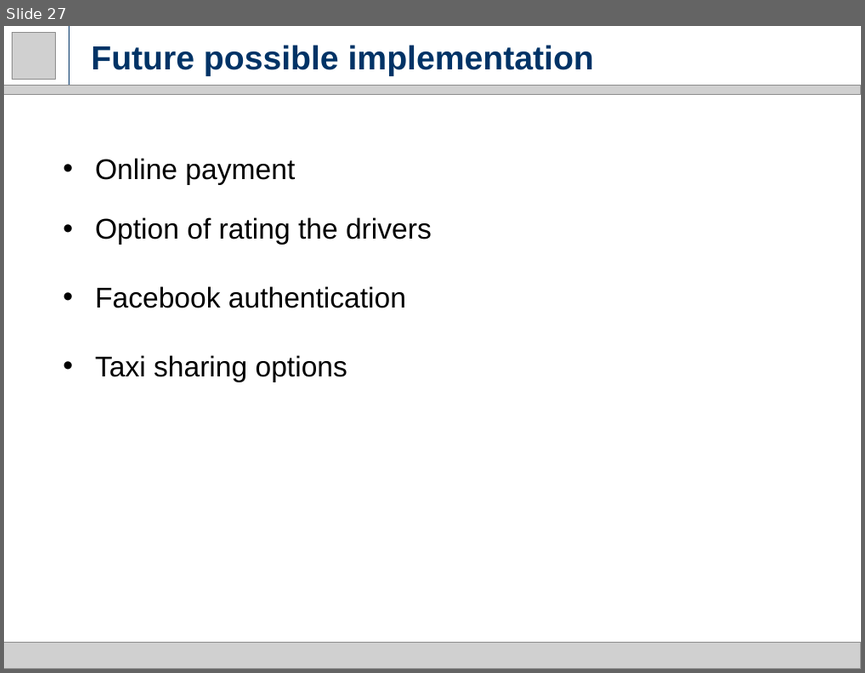
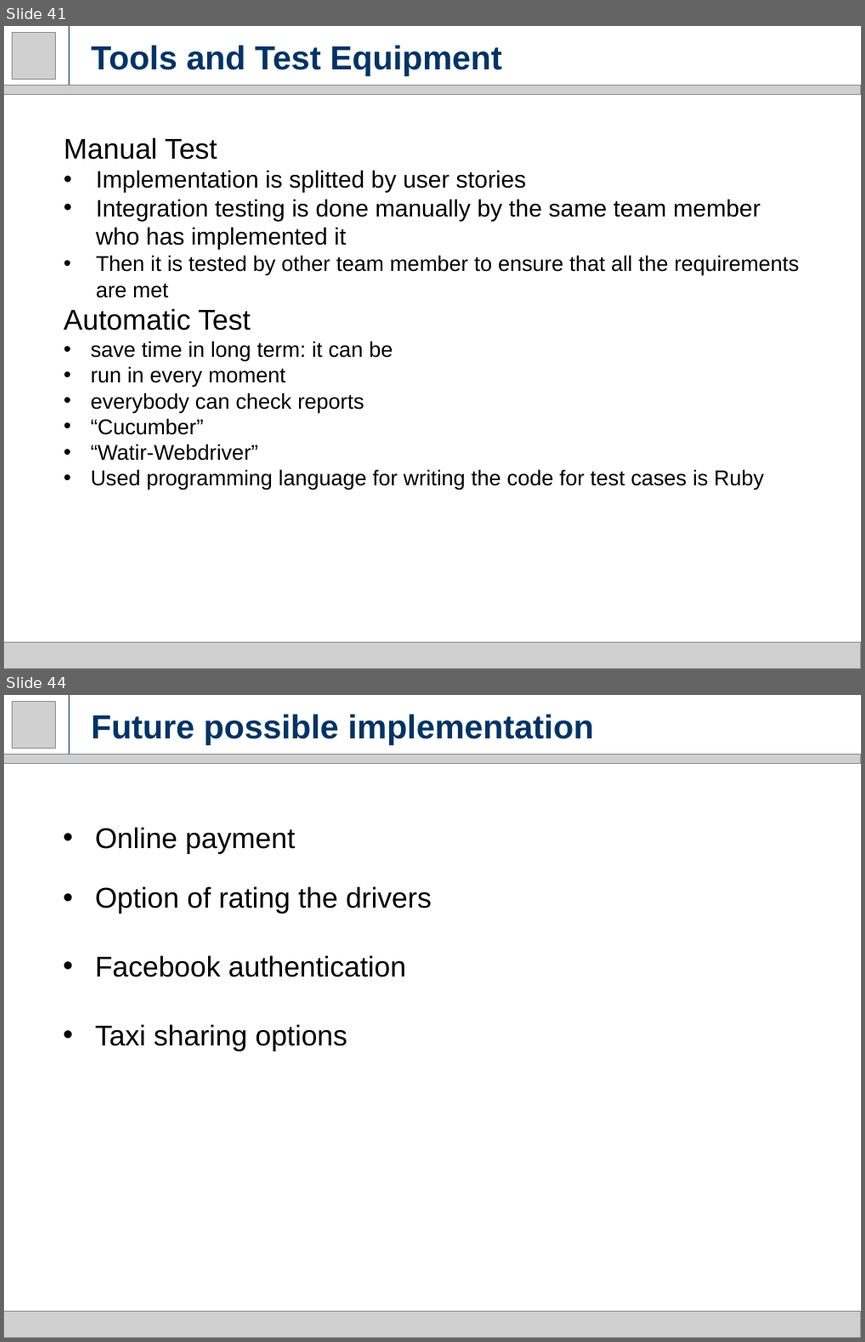
Before and after one commit to milica13629/SW2015, a slide deck: Presentations/Final Presentation.pptx. Shown one above the other, each under a label of ours: slide 27 before the commit, slides 41 and 44 after it; the slides between them are not shown. The pictures are 865x673 and 865x1342 pixels, drawn with LibreOffice and Linux fonts; fonts in the diff are those of the drawing; grey boxes stand for pictures. Boxes give left, top, right and bottom in pixels: in the first picture for what was removed or moved away, otherwise in the second. Text is boxed around its words. In the diff, an @@ line names an element or a change of style, - is before the commit and + after.

```diff
--- a/Presentations/Final Presentation.pptx
+++ b/Presentations/Final Presentation.pptx
@@ slide 41 added at (4, 26, 861, 669), background #FFFFFF @@
@@ picture added at (12, 32, 55, 79) @@
@@ line added from (69, 86) to (69, 26), #003366 0.75 pt @@
@@ title added at (91, 45, 502, 76), 28 pt, text #003366, bold @@
+Tools and Test Equipment
@@ picture added at (4, 86, 861, 95) @@
@@ text added at (64, 137, 799, 490), 18 pt, text #000000 @@
+Manual Test
+  • Implementation is splitted by user stories
+  • Integration testing is done manually by the same team member who has implemented it
+  • Then it is tested by other team member to ensure that all the requirements are met
+Automatic Test
+• save time in long term: it can be
+• run in every moment
+• everybody can check reports
+• “Cucumber”
+• “Watir-Webdriver”
+• Used programming language for writing the code for test cases is Ruby
@@ picture added at (4, 642, 861, 669) @@
@@ what was slide 27 is now slide 44 @@
```
Also in this commit, not shown: 4 slides changed, 16 other slides added.
